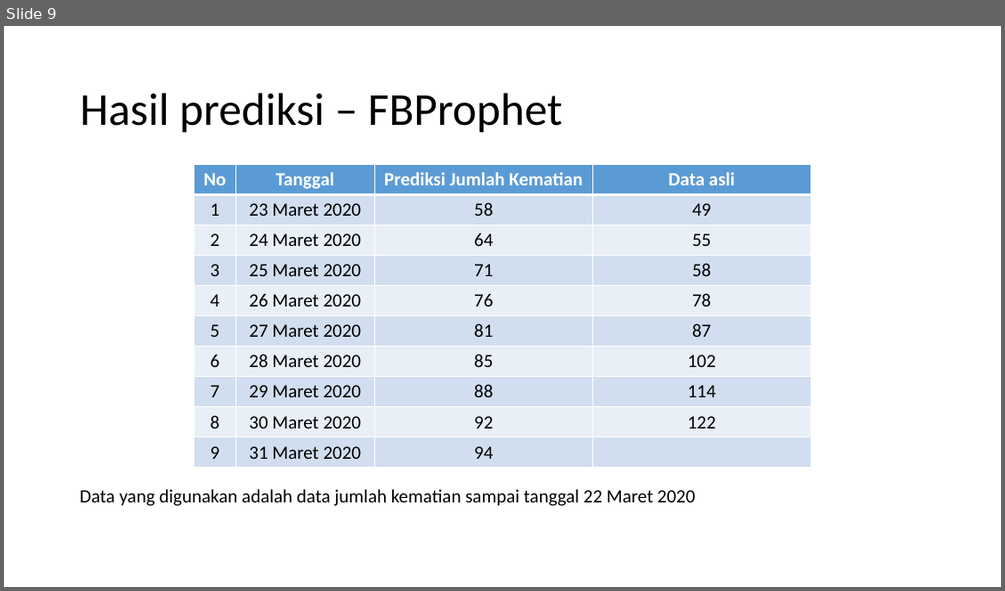
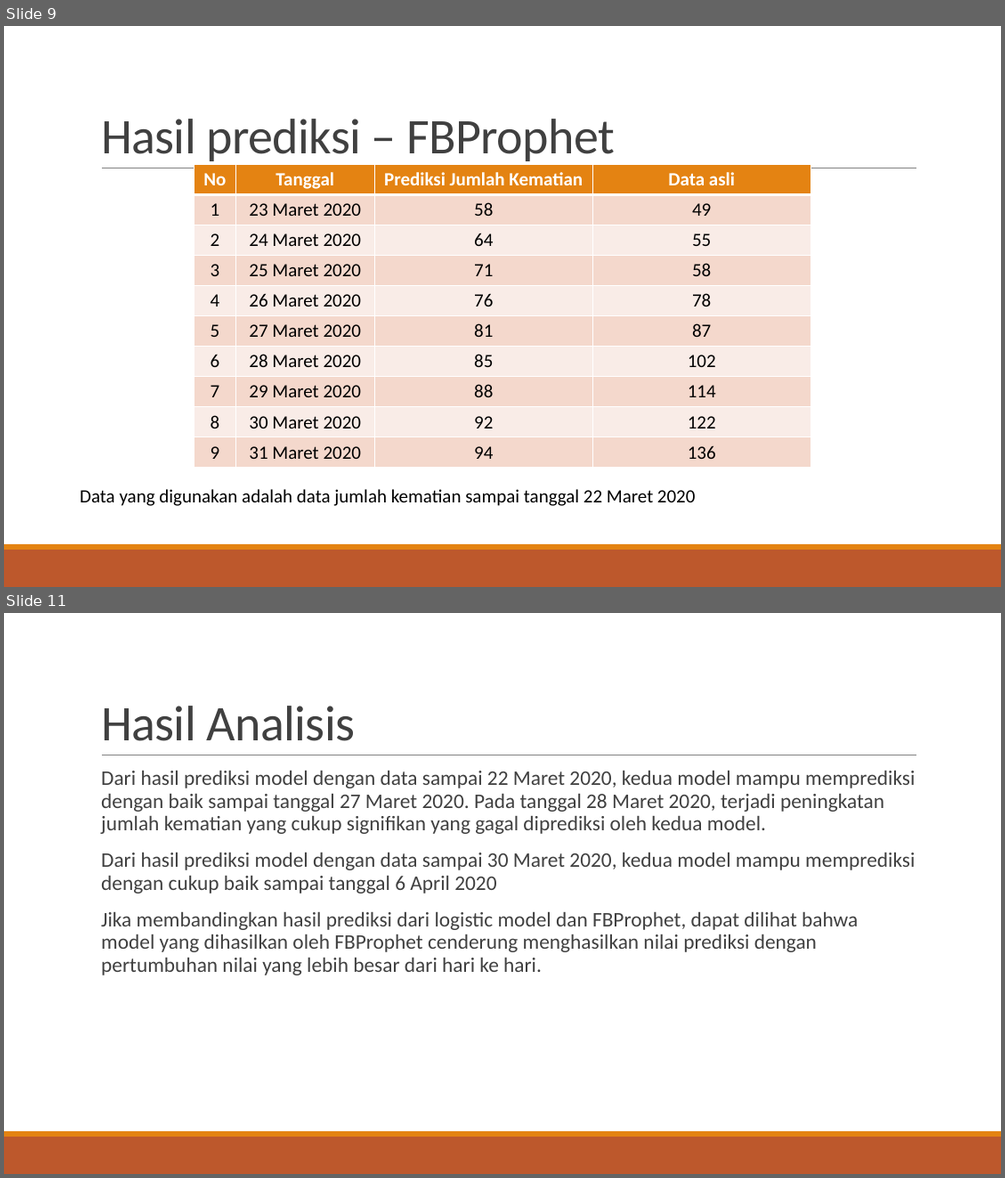
Before and after one commit to andreasnovian/IF5175-ADB-Covid19, a slide deck: PPT-ADB-23518002-Predicting Covid19 death cases in Indonesia.pptx. Shown one above the other, each under a label of ours: slide 9 before the commit, slides 9 and 11 after it; the slides between them are not shown. The pictures are 1005x591 and 1005x1178 pixels, drawn with LibreOffice and Linux fonts; fonts in the diff are those of the drawing. Boxes give left, top, right and bottom in pixels: in the first picture for what was removed or moved away, otherwise in the second. Text is boxed around its words. In the diff, an @@ line names an element or a change of style, - is before the commit and + after.

```diff
--- a/PPT-ADB-23518002-Predicting Covid19 death cases in Indonesia.pptx
+++ b/PPT-ADB-23518002-Predicting Covid19 death cases in Indonesia.pptx
@@ slide 11 added at [4,613,1001,1174], background #FFFFFF; not listed: 3 template elements that a slide beside it also shows @@
@@ title added at [101,706,356,741], 48 pt, text #404040 @@
+Hasil Analisis
@@ text added at [101,771,914,975], 20 pt, text #404040 @@
+  Dari hasil prediksi model dengan data sampai 22 Maret 2020, kedua model mampu memprediksi dengan baik sampai tanggal 27 Maret 2020. Pada tanggal 28 Maret 2020, terjadi peningkatan jumlah kematian yang cukup signifikan yang gagal diprediksi oleh kedua model.
+  Dari hasil prediksi model dengan data sampai 30 Maret 2020, kedua model mampu memprediksi dengan cukup baik sampai tanggal 6 April 2020
+  Jika membandingkan hasil prediksi dari logistic model dan FBProphet, dapat dilihat bahwa model yang dihasilkan oleh FBProphet cenderung menghasilkan nilai prediksi dengan pertumbuhan nilai yang lebih besar dari hari ke hari.
@@ slide 9 changed as well @@
@@ title "Hasil prediksi – FBProphet": place and size @@
-title "Hasil prediksi – FBProphet" at [80,93,562,133]
+title "Hasil prediksi – FBProphet" at [101,119,615,166]
@@ title "Hasil prediksi – FBProphet" at [101,119,615,166]: size 44 to 48 pt, text colour #000000 to #404040, letter spacing 0 to -0.5 pt; line spacing 0.9 to 0.85; vertical alignment middle to bottom @@
@@ line added from (102, 168) to (917, 168), #808080 0.5 pt @@
@@ table at [194,164,811,468] @@
-row 10, column 4: 
+row 10, column 4: 136
@@ fill #5B9BD5 to #E48312 in row 1 @@
@@ fill #D2DEEF to #F5D9CC in 20 cells @@
@@ fill #EAEFF7 to #FAEDE7 in 16 cells @@
@@ rectangle added at [4,549,1001,587], fill #BD582C @@
@@ rectangle added at [4,544,1001,549], fill #E48312 @@
```
Also in this commit, not shown: 10 other slides changed, 2 other slides added, 1 slide removed, 1 other file.
